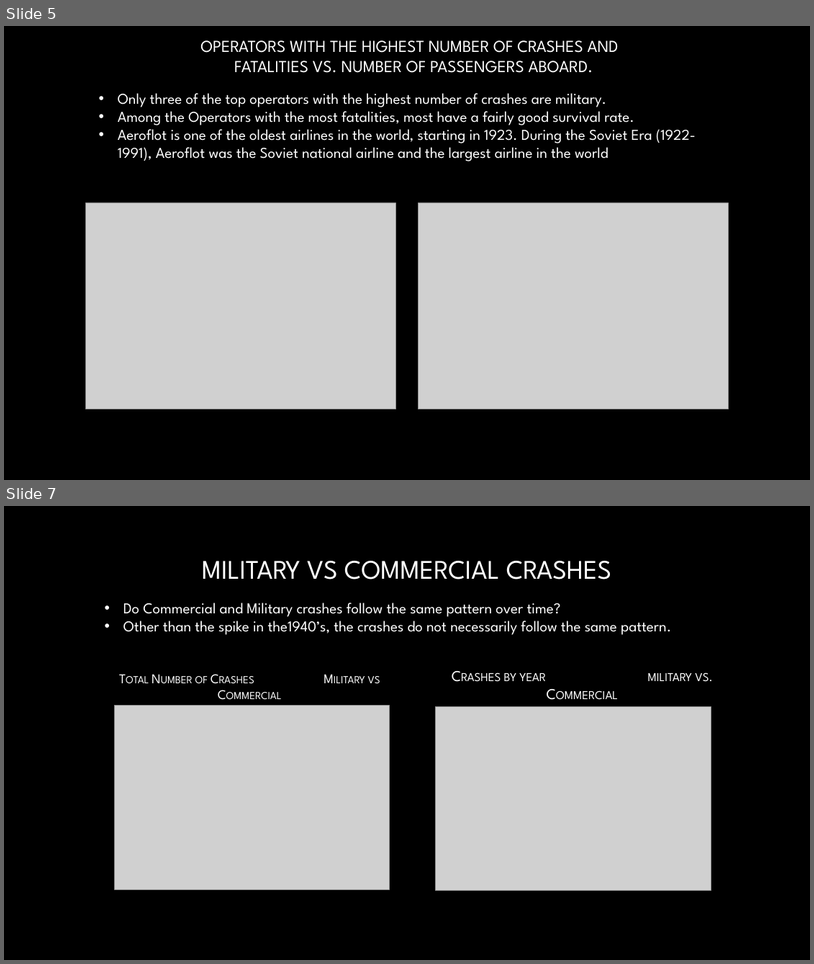
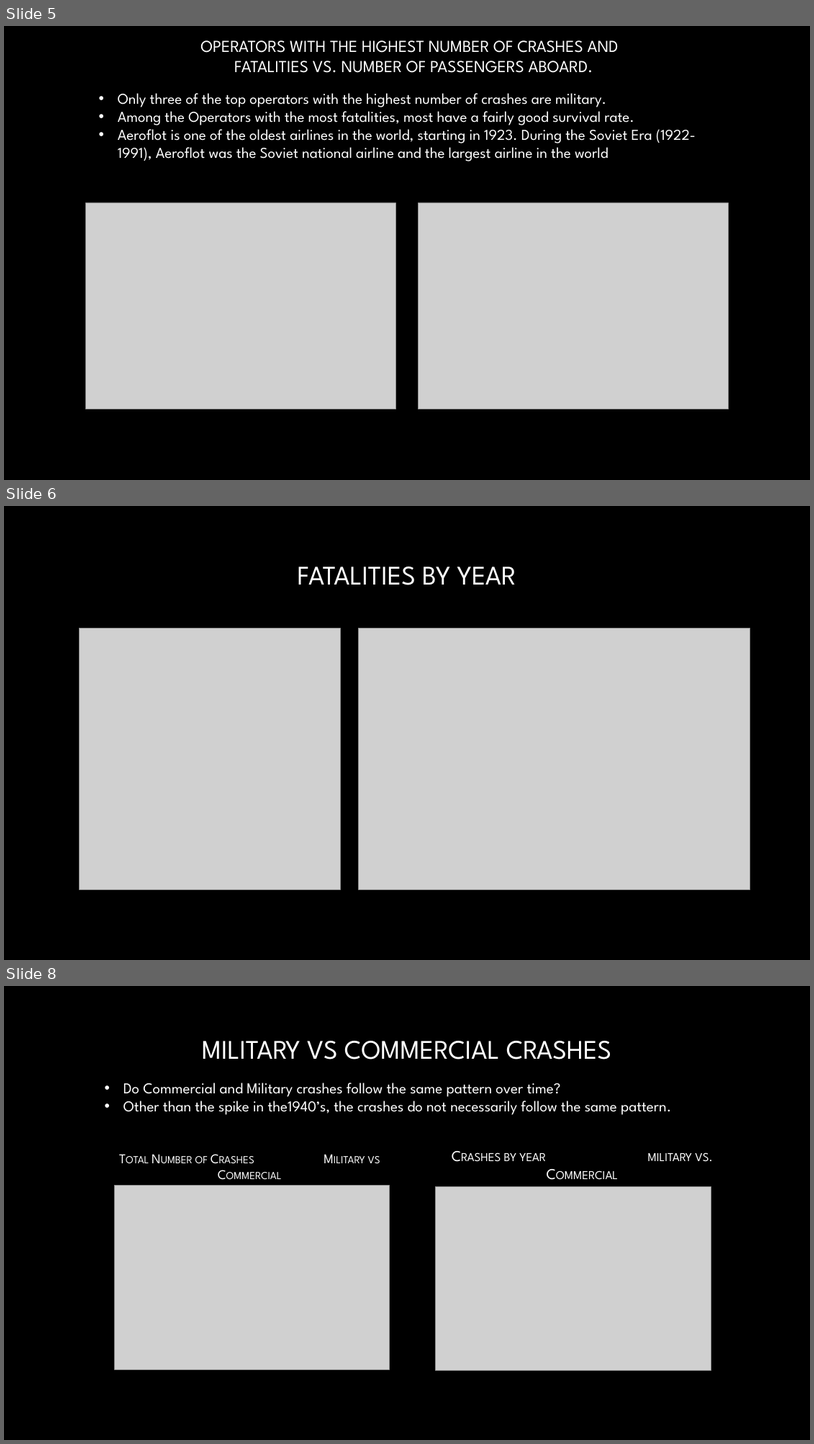
Before and after one commit to LauraJ3053/Project_01, a slide deck: Airplane_Crashes/Project 1 Presentation.pptx. Shown one above the other, each under a label of ours: slides 5 and 7 before the commit, slides 5, 6 and 8 after it; the slides between them are not shown. The pictures are 814x964 and 814x1444 pixels, drawn with LibreOffice and Linux fonts; fonts in the diff are those of the drawing; grey boxes stand for pictures; background and template pictures are left out. Boxes give left, top, right and bottom in pixels: in the first picture for what was removed or moved away, otherwise in the second. Text is boxed around its words. In the diff, an @@ line names an element or a change of style, - is before the commit and + after.

```diff
--- a/Airplane_Crashes/Project 1 Presentation.pptx
+++ b/Airplane_Crashes/Project 1 Presentation.pptx
@@ slide 6 added at (4, 506, 810, 960), background picture (left out) @@
@@ title added at (298, 566, 517, 585), 32 pt, text gradient #FFFFFF to #A6A6A6 @@
+FATALITIES BY YEAR
@@ picture added at (80, 628, 340, 889) @@
@@ picture added at (358, 628, 750, 889) @@
@@ what was slide 7 is now slide 8 @@
```
Also in this commit, not shown: 3 slides changed, 2 other slides added, 6 other files.
